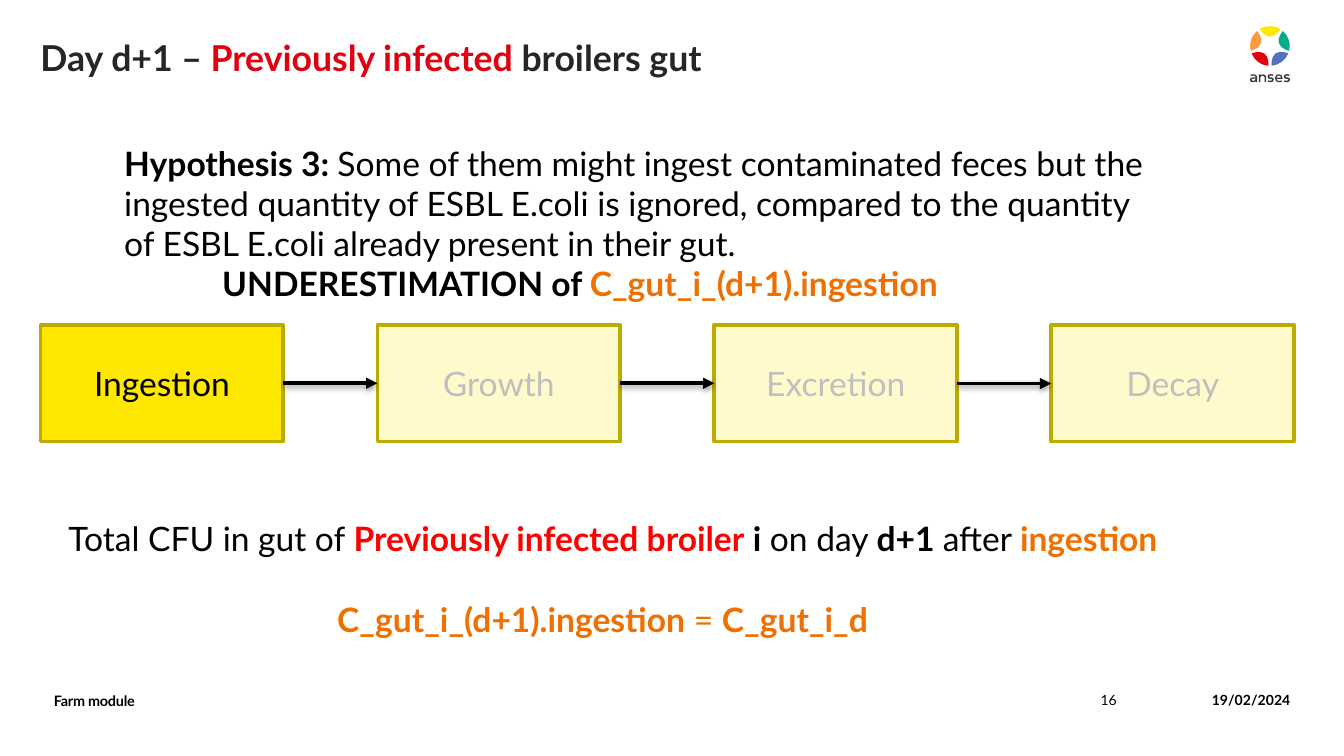
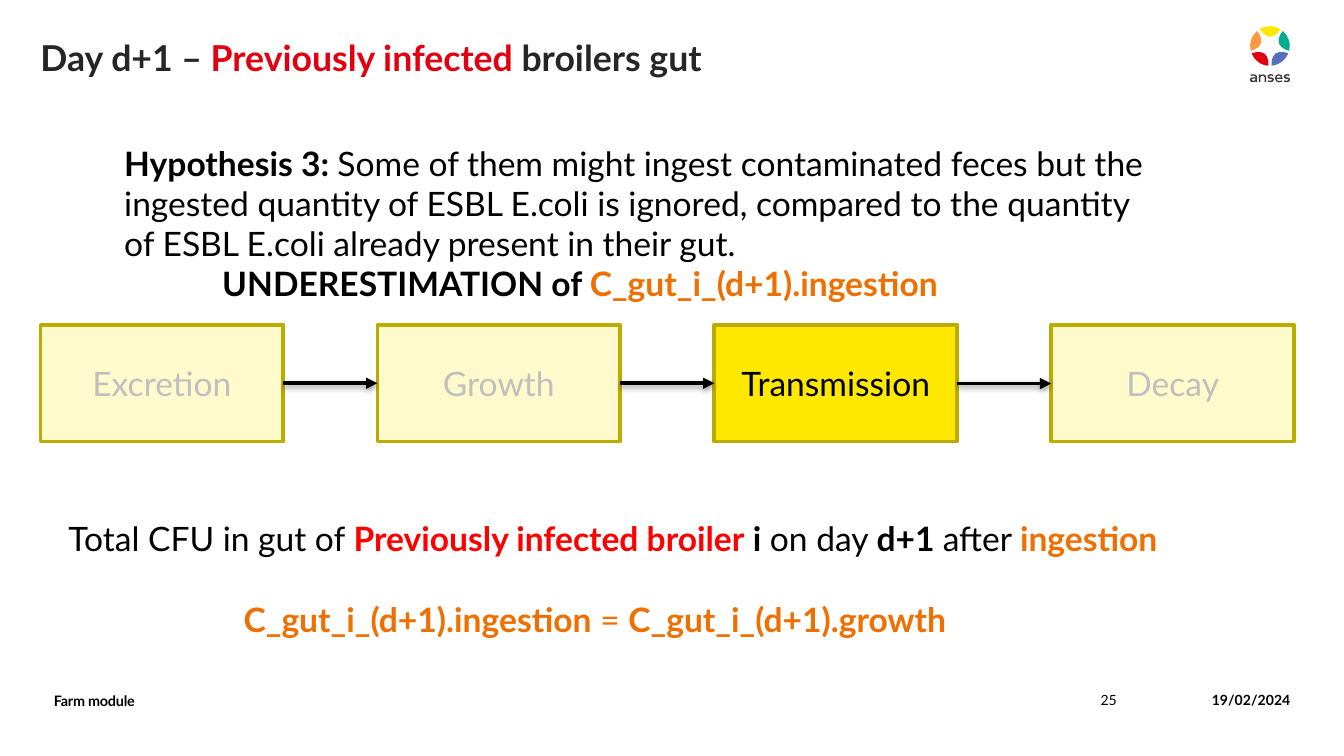
Before and after one commit to ENVIRE-JPIAMR/farm-module, a slide deck: slide 25 of docs/farm_module.pptx (slide 16 before the commit). Drawn at 1344x756 pixels with LibreOffice and Linux fonts; fonts in the diff are those of the drawing. Boxes give left, top, right and bottom in pixels: in the first picture for what was removed or moved away, otherwise in the second. Text is boxed around its words. In the diff, an @@ line names an element or a change of style, - is before the commit and + after.

```diff
--- a/docs/farm_module.pptx
+++ b/docs/farm_module.pptx
@@ rectangle "Excretion" at [40,325,284,442]: fill #FFE800 to #FFFACC @@
@@ rectangle "Transmission" at [714,325,957,442]: fill #FFFACC to #FFE800 @@
@@ text in rectangle at [92,372,231,396]: text changed; text colour #000000 to #BFBFBF @@
-Ingestion
+Excretion
@@ text in rectangle at [741,371,930,397]: text changed; text colour #BFBFBF to #000000 @@
-Excretion
+Transmission
@@ text at [244,606,946,638]: text changed @@
-C_gut_i_(d+1).ingestion = C_gut_i_d
+C_gut_i_(d+1).ingestion = C_gut_i_(d+1).growth
@@ page number at [1101,695,1117,705]: text changed @@
-16
+25
```
Also in this commit, not shown: 17 other slides changed, 2 slides added, 1 slide removed.
